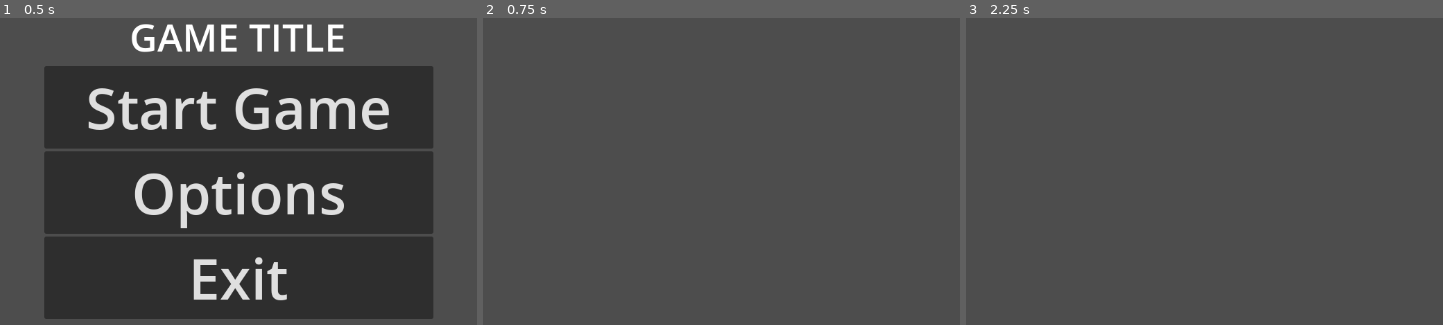
Above: before the commit, frames 1-3 (left to right).
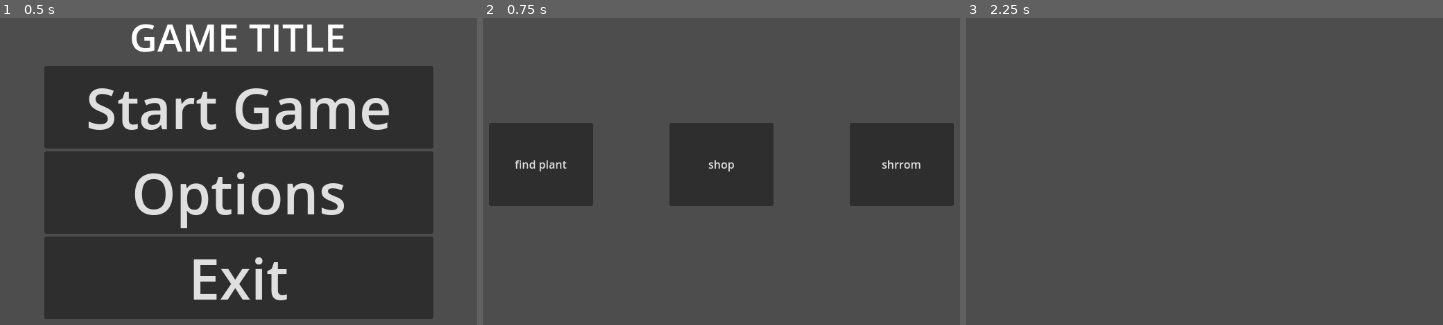
Above: after the commit, the same moments.

Repository: cgo722/PotionBattler
Game: Godot game, scene res://MainScene.tscn
Two runs of this game, one before a commit and one after it. Both use one fixed random seed, a clock stepped at 60 frames per second and the inputs below.
Inputs (mouse positions are in pixels of both pictures, inside the frame that each line leads up to):
- Up to frame 1 (0.5 s): no input
- Up to frame 2 (0.75 s): click "Start Game" at 0.5 s
- Up to frame 3 (2.25 s): click (1023, 165) at 1.25 s, where only the run after the commit has a clickable "find plant"; click (1204, 165) at 2 s, where only the run after the commit has a clickable "shop"

Frame 1 is identical in both runs. In frame 2, 17% of the frame differs, in the area x 1-99%, y 34-62%; in frame 3, nothing differs.

Commit message:
got scenarios working

Diff:
--- a/Gamemanager.gd
+++ b/Gamemanager.gd
@@ -10,6 +10,8 @@
     BATTLE_ENEMY_TURN,
     END_RUN
 }
+
+@export var possible_events: Array[Event] = []
 
 @export var deck_node_path: NodePath = NodePath("Deck")
 var deck: Deck
@@ -117,8 +119,9 @@
 func enemy_turn():
     print("Enemy Turn")
     # Implement enemy actions here
-    # After enemy finishes, call next_phase()
-
+
+    # After enemy finishes, pass turn back to player
+    next_phase()
 func end_run():
     print("End of Run")
     # Show end screen or summary
@@ -127,7 +130,10 @@
     var combiner_node = get_node(potion_combiner)
     var result = combiner_node.combine_ingredients(ingredients)
     print("Potion result: ", result)
-    next_phase()
+    enemy_turn() # Start enemy phase after combining
+
+func get_possible_events() -> Array:
+    return possible_events.duplicate() # Return a copy to avoid modifying the original
 
 func update_ui_visibility():
     var menu_ui = $MainMenu if has_node("MainMenu") else null
@@ -135,6 +141,7 @@
     var tray_ui_node = $TrayUi if has_node("TrayUi") else null
     var shop_ui = $ShopUi if has_node("ShopUi") else null
     var event_ui = $EventUi if has_node("EventUi") else null
+    var situation_picker = $Situationpicker if has_node("Situationpicker") else null
 
     match state:
         GameState.MENU:
@@ -143,33 +150,51 @@
             if tray_ui_node: tray_ui_node.visible = false
             if shop_ui: shop_ui.visible = false
             if event_ui: event_ui.visible = false
+            if situation_picker: situation_picker.visible = false
         GameState.RUNNING:
             if menu_ui: menu_ui.visible = false
             if hand_ui_node: hand_ui_node.visible = false
             if tray_ui_node: tray_ui_node.visible = false
             if shop_ui: shop_ui.visible = false
             if event_ui: event_ui.visible = false
+            if situation_picker: situation_picker.visible = false
         GameState.CHOOSE_EVENT:
             if menu_ui: menu_ui.visible = false
             if hand_ui_node: hand_ui_node.visible = false
             if tray_ui_node: tray_ui_node.visible = false
             if shop_ui: shop_ui.visible = false
             if event_ui: event_ui.visible = true
+            if situation_picker: situation_picker.visible = true
         GameState.SHOPPING:
             if menu_ui: menu_ui.visible = false
             if hand_ui_node: hand_ui_node.visible = false
             if tray_ui_node: tray_ui_node.visible = false
             if shop_ui: shop_ui.visible = true
             if event_ui: event_ui.visible = false
+            if situation_picker: situation_picker.visible = false
         GameState.BATTLE_DRAW_PHASE, GameState.BATTLE_PLAYER_TURN, GameState.BATTLE_ENEMY_TURN:
             if menu_ui: menu_ui.visible = false
             if hand_ui_node: hand_ui_node.visible = true
             if tray_ui_node: tray_ui_node.visible = true
             if shop_ui: shop_ui.visible = false
             if event_ui: event_ui.visible = false
+            if situation_picker: situation_picker.visible = false
         GameState.END_RUN:
             if menu_ui: menu_ui.visible = false
             if hand_ui_node: hand_ui_node.visible = false
             if tray_ui_node: tray_ui_node.visible = false
             if shop_ui: shop_ui.visible = false
             if event_ui: event_ui.visible = false
+            if situation_picker: situation_picker.visible = false
+
+func handle_event(event_data):
+    print("Handling event: ", event_data)
+    # Example: decide next state based on event type
+    if event_data.type == "shop":
+        state = GameState.SHOPPING
+    elif event_data.type == "battle":
+        state = GameState.BATTLE_DRAW_PHASE
+    else:
+        state = GameState.RUNNING # Or whatever fits your flow
+    update_ui_visibility()
+    next_phase()
--- a/MainScene.tscn
+++ b/MainScene.tscn
@@ -1,15 +1,20 @@
-[gd_scene load_steps=8 format=3 uid="uid://bvhifu0m7tekn"]
+[gd_scene load_steps=12 format=3 uid="uid://bvhifu0m7tekn"]
 
 [ext_resource type="Script" uid="uid://jk31iindsom8" path="res://Gamemanager.gd" id="1_x4av3"]
+[ext_resource type="Resource" uid="uid://vvreu3hmla6g" path="res://Scenes/events/battle1.tres" id="2_8xkvn"]
 [ext_resource type="Script" uid="uid://c6b8lhbdwp54s" path="res://Scenes/Deck/Deck.gd" id="2_rpqi1"]
 [ext_resource type="Resource" uid="uid://d0xarx881qp0" path="res://Scenes/Deck/Characters/Test.tres" id="2_uxrcv"]
+[ext_resource type="Resource" uid="uid://btqeuocl8vrmk" path="res://Scenes/events/ shop.tres" id="3_p5x2j"]
 [ext_resource type="PackedScene" uid="uid://dgvw1d7m831c1" path="res://Scenes/Deck/HandUI.tscn" id="3_rpqi1"]
+[ext_resource type="Resource" uid="uid://cg5c1o1alaif4" path="res://Scenes/events/random Ingredient.tres" id="4_p5x2j"]
 [ext_resource type="PackedScene" uid="uid://diy7dm8wv1hs1" path="res://Scenes/TreyUI.tscn" id="5_rf2cd"]
 [ext_resource type="Script" uid="uid://da63ybcmhufc5" path="res://PotionCombiner.gd" id="6_a814b"]
 [ext_resource type="PackedScene" uid="uid://c2riw2te2tyyw" path="res://Scenes/Main Menu.tscn" id="7_5crlr"]
+[ext_resource type="PackedScene" uid="uid://barykwtu30oa" path="res://Scenes/situationpicker.tscn" id="8_hbc2u"]
 
 [node name="Gamemanager" type="Node"]
 script = ExtResource("1_x4av3")
+possible_events = Array[Resource]([ExtResource("2_8xkvn"), ExtResource("3_p5x2j"), ExtResource("4_p5x2j")])
 potion_combiner = NodePath("PotionCombiner")
 character_resource = ExtResource("2_uxrcv")
 
@@ -27,3 +32,5 @@
 
 [node name="MainMenu" parent="." instance=ExtResource("7_5crlr")]
 gamemanager = NodePath("..")
+
+[node name="Situationpicker" parent="." instance=ExtResource("8_hbc2u")]
--- /dev/null
+++ b/Scenes/events/ shop.tres
@@ -0,0 +1,10 @@
+[gd_resource type="Resource" script_class="Event" load_steps=2 format=3 uid="uid://btqeuocl8vrmk"]
+
+[ext_resource type="Script" uid="uid://dcdicy44ariy8" path="res://Scenes/events/eventResource.gd" id="1_js5nq"]
+
+[resource]
+script = ExtResource("1_js5nq")
+name = "shop"
+type = "shop"
+description = ""
+metadata/_custom_type_script = "uid://dcdicy44ariy8"
--- /dev/null
+++ b/Scenes/events/battle1.tres
@@ -0,0 +1,10 @@
+[gd_resource type="Resource" script_class="Event" load_steps=2 format=3 uid="uid://vvreu3hmla6g"]
+
+[ext_resource type="Script" uid="uid://dcdicy44ariy8" path="res://Scenes/events/eventResource.gd" id="1_vl7k7"]
+
+[resource]
+script = ExtResource("1_vl7k7")
+name = "shrrom"
+type = "battle"
+description = "a"
+metadata/_custom_type_script = "uid://dcdicy44ariy8"
--- /dev/null
+++ b/Scenes/events/eventResource.gd
@@ -0,0 +1,6 @@
+extends Resource
+class_name Event
+@export var name: String
+@export var type: String
+@export var description: String
+# Add more fields as needed (e.g., icon, effect, etc.)
--- /dev/null
+++ b/Scenes/events/random Ingredient.tres
@@ -0,0 +1,10 @@
+[gd_resource type="Resource" script_class="Event" load_steps=2 format=3 uid="uid://cg5c1o1alaif4"]
+
+[ext_resource type="Script" uid="uid://dcdicy44ariy8" path="res://Scenes/events/eventResource.gd" id="1_m63nh"]
+
+[resource]
+script = ExtResource("1_m63nh")
+name = "find plant"
+type = "random"
+description = ""
+metadata/_custom_type_script = "uid://dcdicy44ariy8"
--- /dev/null
+++ b/Scenes/situationpicker.gd
@@ -0,0 +1,21 @@
+extends HBoxContainer
+
+var game_manager
+
+func _ready():
+	game_manager = get_node("/root/Gamemanager")
+	randomize_buttons()
+
+func randomize_buttons():
+	var all_events = game_manager.get_possible_events()
+	all_events.shuffle()
+	var chosen_events = all_events.slice(0, 3)
+	for i in range(3):
+		var button = get_child(i)
+		button.text = chosen_events[i]["name"]
+		button.set_meta("event_data", chosen_events[i])
+		button.connect("pressed", Callable(self, "_on_event_button_pressed").bind(chosen_events[i]))
+
+func _on_event_button_pressed(event_data):
+	print("Event chosen: ", event_data)
+	game_manager.handle_event(event_data)
--- /dev/null
+++ b/Scenes/situationpicker.tscn
@@ -0,0 +1,32 @@
+[gd_scene load_steps=2 format=3 uid="uid://barykwtu30oa"]
+
+[ext_resource type="Script" uid="uid://chpk7ofd0hfeq" path="res://Scenes/situationpicker.gd" id="1_oyrh2"]
+
+[node name="Situationpicker" type="HBoxContainer"]
+anchors_preset = 8
+anchor_left = 0.5
+anchor_top = 0.5
+anchor_right = 0.5
+anchor_bottom = 0.5
+offset_left = -229.0
+offset_top = -60.0
+offset_right = 229.0
+offset_bottom = 60.0
+grow_horizontal = 2
+grow_vertical = 2
+size_flags_horizontal = 4
+size_flags_vertical = 4
+theme_override_constants/separation = 110
+script = ExtResource("1_oyrh2")
+
+[node name="Scenario1" type="Button" parent="."]
+custom_minimum_size = Vector2(150, 90)
+layout_mode = 2
+
+[node name="Scenario2" type="Button" parent="."]
+custom_minimum_size = Vector2(150, 90)
+layout_mode = 2
+
+[node name="Scenario3" type="Button" parent="."]
+custom_minimum_size = Vector2(150, 90)
+layout_mode = 2
Not shown, added: Scenes/events/eventResource.gd.uid
Not shown, added: Scenes/situationpicker.gd.uid
